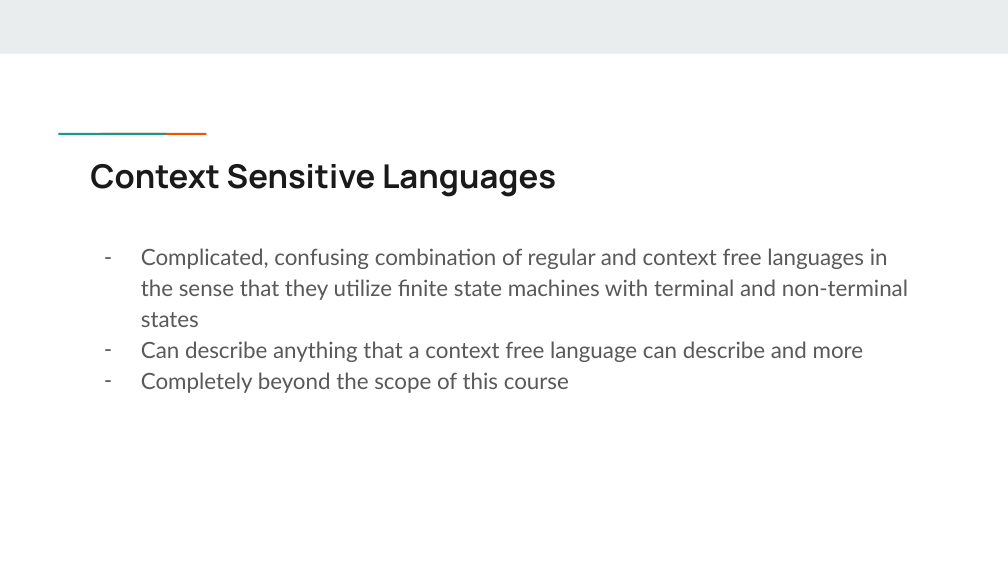
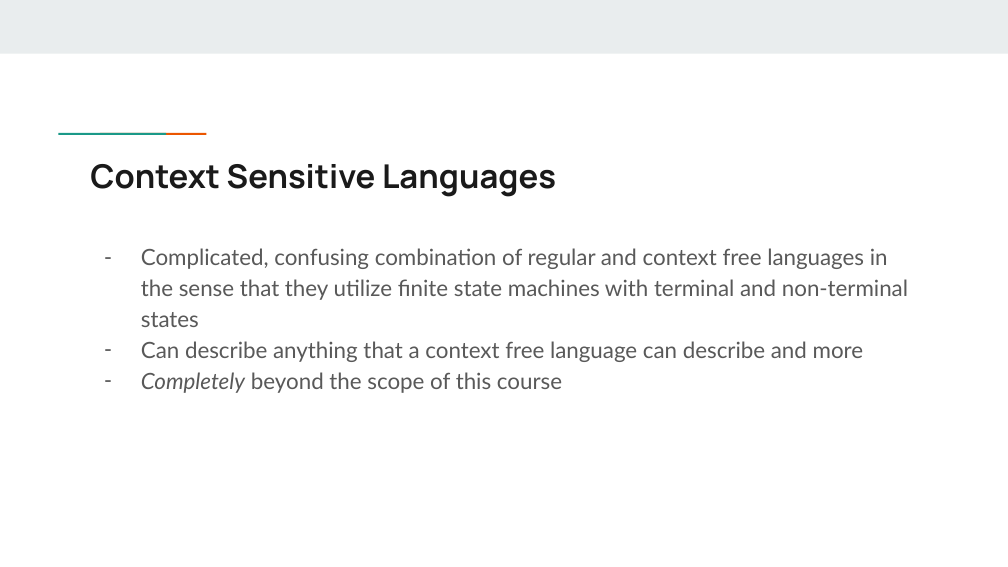
Before and after one commit to SoundWavesHello/ppl_summer_2026, a slide deck: slide 6 of lectures/week_2/Grammar.pptx. Drawn at 1008x567 pixels with LibreOffice and Linux fonts; fonts in the diff are those of the drawing. Boxes give left, top, right and bottom in pixels: in the first picture for what was removed or moved away, otherwise in the second. Text is boxed around its words. In the diff, an @@ line names an element or a change of style, - is before the commit and + after.

```diff
--- a/lectures/week_2/Grammar.pptx
+++ b/lectures/week_2/Grammar.pptx
@@ text at [141, 372, 562, 393]: italic on in "Completely" @@
```
Also in this commit, not shown: 4 other slides changed, 3 slides added, 32 other files.
